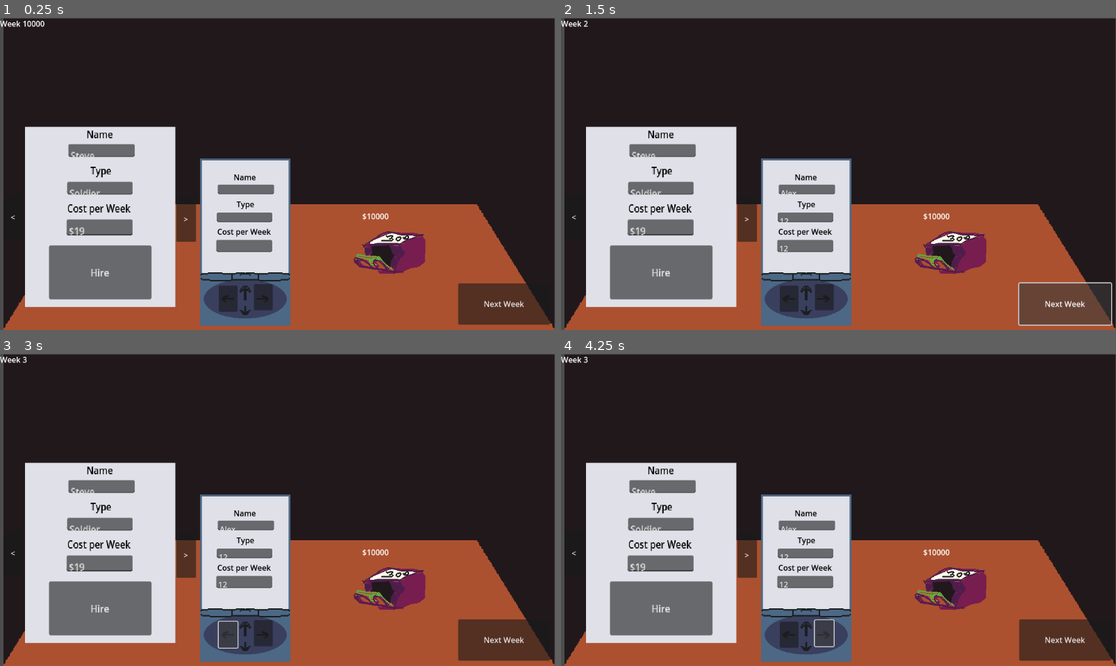
Above: before the commit, frames 1-4 (two rows, left to right).
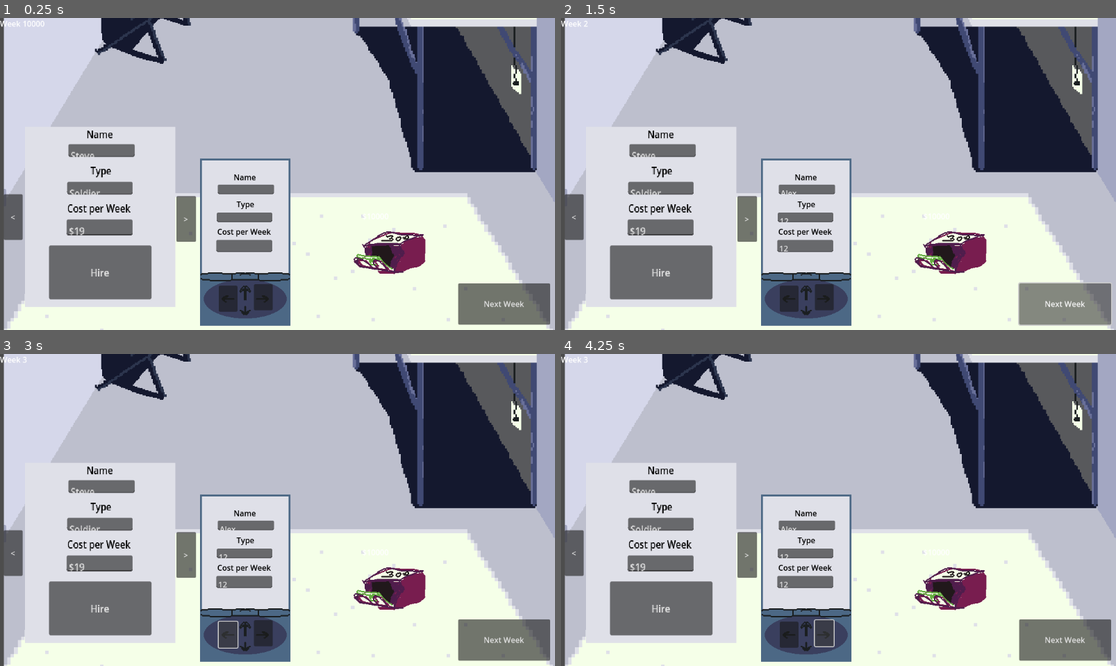
Above: after the commit, the same moments.

Repository: deruitda/ludum-dare-58
Game: Godot game, scene res://main.tscn
The game is run twice, just before and just after one commit, with the same random seed, the same clock (stepped at 60 frames per second) and the same inputs.
Inputs (mouse positions are in pixels of both pictures, inside the frame that each line leads up to):
- Up to frame 1 (0.25 s): no input
- Up to frame 2 (1.5 s): click (805, 189) at 0.52 s; type "Alex" at 0.6 s; click (805, 217) at 0.75 s; type "12" at 0.83 s; click (805, 245) at 0.98 s; type "12" at 1.07 s; click "Next Week" at 1.25 s
- Up to frame 3 (3 s): click "Next Week" at 2 s; click (227, 634) at 2.75 s
- Up to frame 4 (4.25 s): click (821, 634) at 3.5 s

The runs differ from the first frame. In frame 1, 65% of the frame differs, in the area x 0-100%, y 0-100%; in frame 2, 65%; in frame 3, 65%; in frame 4, 65%.
Error in both runs: Out of bounds get index '-1' (on base: 'Array[Worker]') (res://desk/phone.gd:47)

Commit message:
room ish

Diff:
--- a/desk/room.tscn
+++ b/desk/room.tscn
@@ -1,7 +1,7 @@
 [gd_scene load_steps=7 format=3 uid="uid://bpa13iucdr4gj"]
 
 [ext_resource type="Script" uid="uid://d357h8upue4fy" path="res://desk/room.gd" id="1_bs3hi"]
-[ext_resource type="Texture2D" uid="uid://o8uu8qru7f4k" path="res://assets/proto/background.png" id="1_ccn0v"]
+[ext_resource type="Texture2D" uid="uid://b5behhfk2e23m" path="res://assets/final/background-capo.png" id="2_bnidx"]
 [ext_resource type="PackedScene" uid="uid://bhoid1trkoqrp" path="res://desk/Resumes/resumes.tscn" id="2_xcxlp"]
 [ext_resource type="PackedScene" uid="uid://cg62p43atjvcx" path="res://desk/phone.tscn" id="3_4is0s"]
 [ext_resource type="PackedScene" uid="uid://04sehxv1q6xu" path="res://desk/money_counter.tscn" id="4_4is0s"]
@@ -13,9 +13,9 @@
 phone = NodePath("Phone")
 
 [node name="Background" type="Sprite2D" parent="."]
-position = Vector2(579, 324.5)
+position = Vector2(580, 5.0000305)
 scale = Vector2(1.7875, 1.7972223)
-texture = ExtResource("1_ccn0v")
+texture = ExtResource("2_bnidx")
 
 [node name="Phone" parent="." instance=ExtResource("3_4is0s")]
 position = Vector2(509, 465)
@@ -34,8 +34,8 @@
 text = "Next Week"
 
 [node name="WeekLabel" type="Label" parent="."]
-offset_right = 40.0
-offset_bottom = 23.0
+offset_right = 92.0
+offset_bottom = 33.0
 script = ExtResource("6_bnidx")
 
 [connection signal="button_up" from="ProgressButton" to="." method="_on_progress_button_click"]
